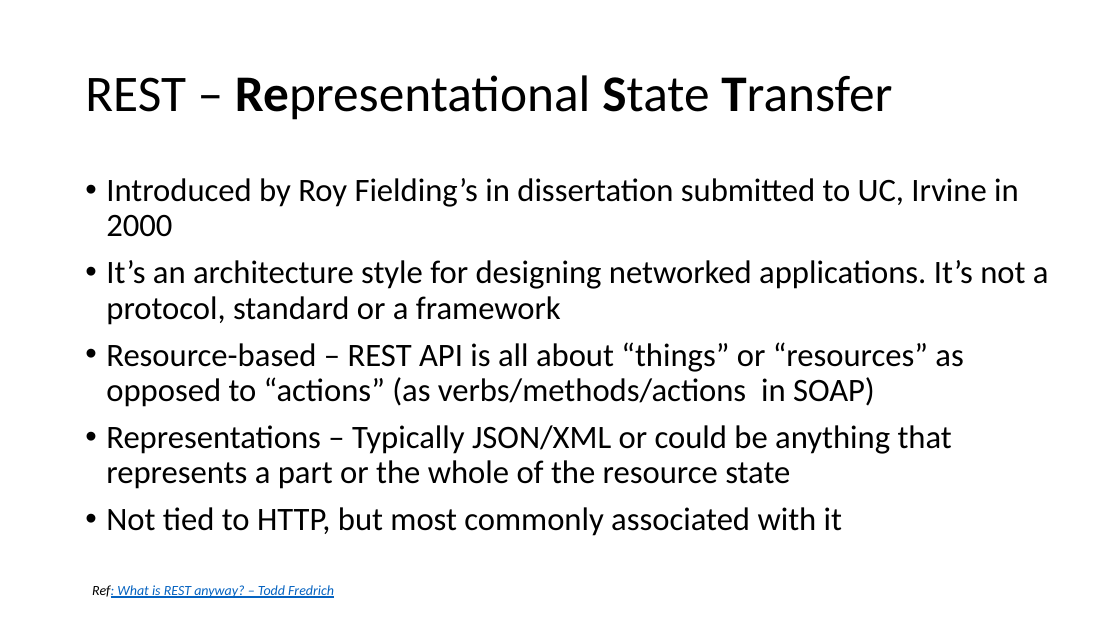
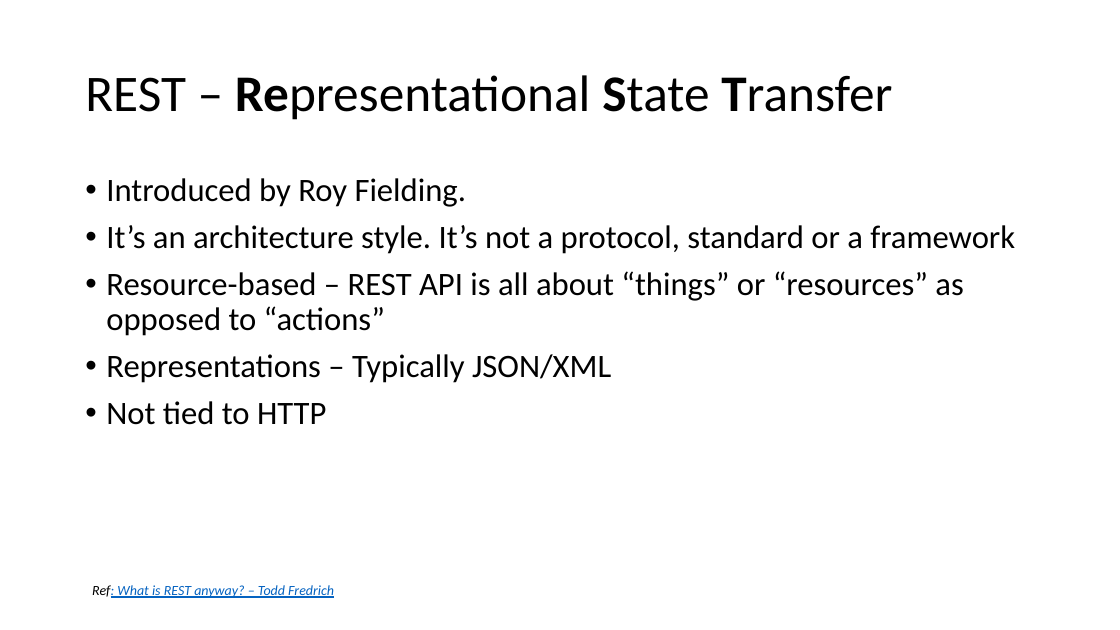
Before and after one commit to batchu/spring-boot-ujug, a slide deck: slide 12 of Spring Boot.pptx. Drawn at 1120x630 pixels with LibreOffice and Linux fonts; fonts in the diff are those of the drawing. Boxes give left, top, right and bottom in pixels: in the first picture for what was removed or moved away, otherwise in the second. Text is boxed around its words. In the diff, an @@ line names an element or a change of style, - is before the commit and + after.

```diff
--- a/Spring Boot.pptx
+++ b/Spring Boot.pptx
@@ text at (106,178,1015,425): text changed @@
-• Introduced by Roy Fielding’s in dissertation submitted to UC, Irvine in 2000
-• It’s an architecture style for designing networked applications. It’s not a protocol, standard or a framework
-• Resource-based – REST API is all about “things” or “resources” as opposed to “actions” (as verbs/methods/actions in SOAP)
-• Representations – Typically JSON/XML or could be anything that represents a part or the whole of the resource state
-• Not tied to HTTP, but most commonly associated with it
+• Introduced by Roy Fielding.
+• It’s an architecture style. It’s not a protocol, standard or a framework
+• Resource-based – REST API is all about “things” or “resources” as opposed to “actions”
+• Representations – Typically JSON/XML
+• Not tied to HTTP
```
Also in this commit, not shown: 7 other slides changed, 1 slide added.
